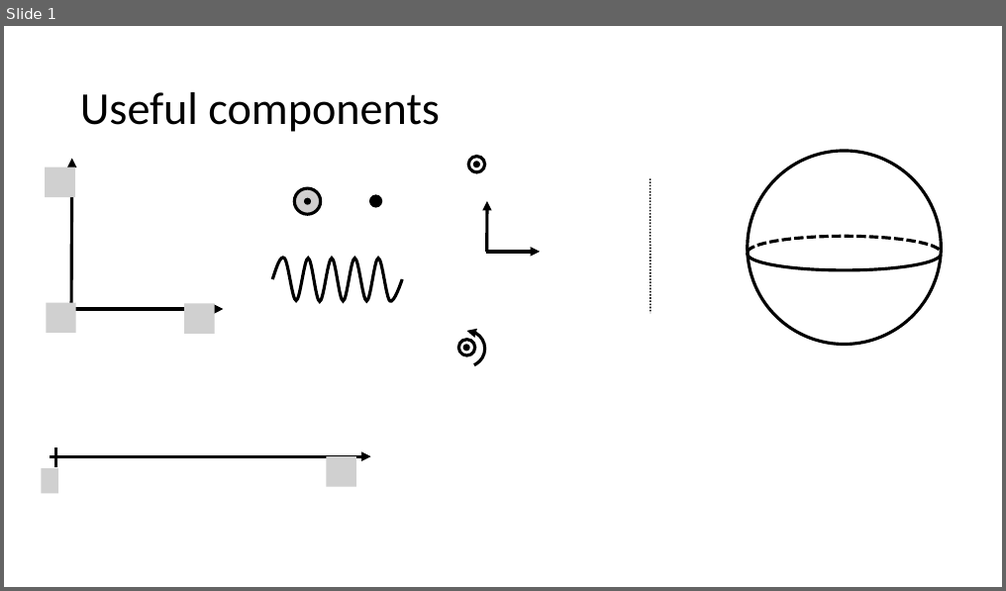
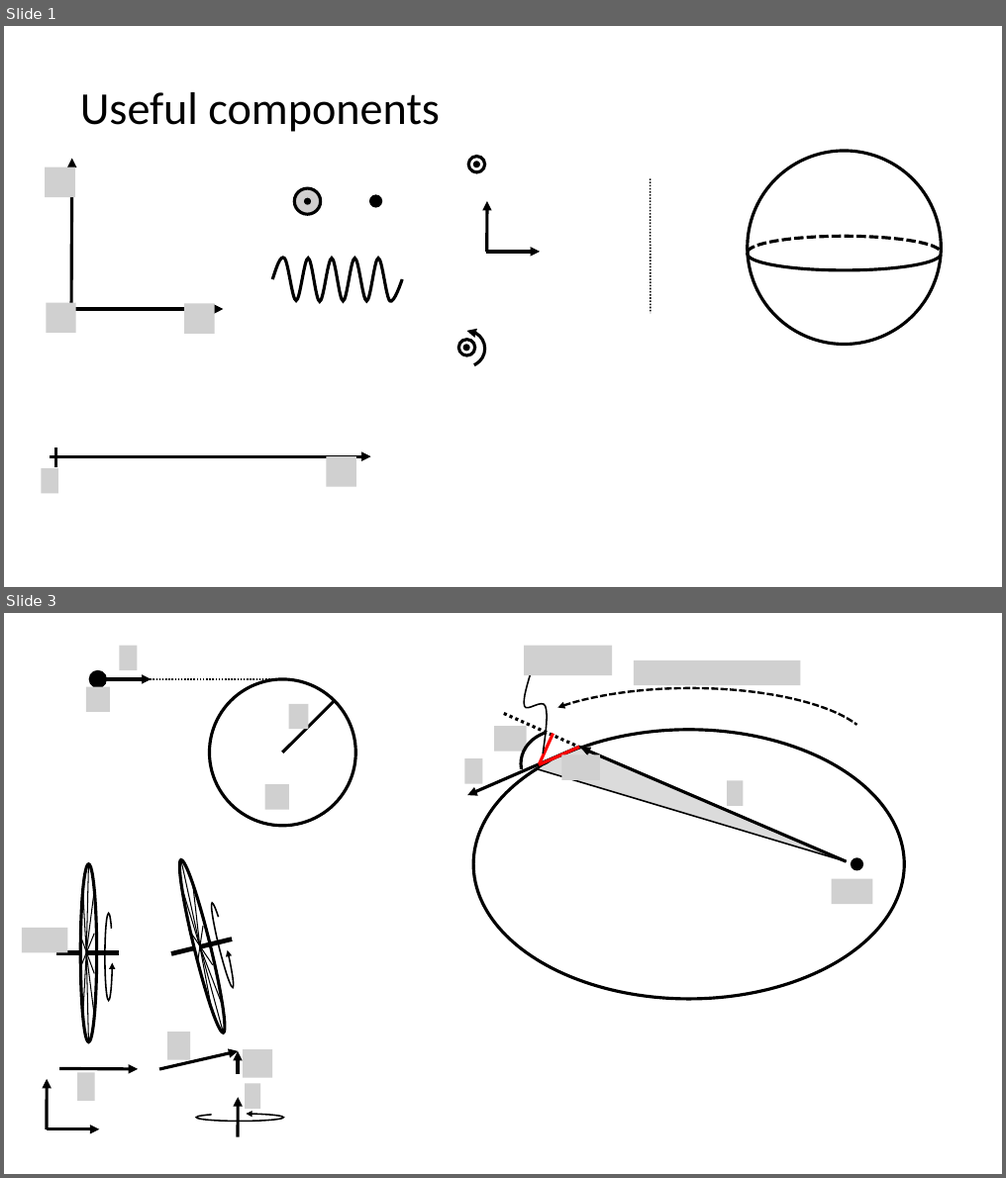
Before and after one commit to OSTP/PhysicsArtofModelling, a slide deck: tex/figures/AngularMomentumRolling/Figures.pptx. Shown one above the other, each under a label of ours: slide 1 before the commit, slides 1 and 3 after it; the slides between them are not shown. The pictures are 1006x591 and 1006x1178 pixels, drawn with LibreOffice and Linux fonts; fonts in the diff are those of the drawing; grey boxes stand for pictures; background and template pictures are left out. Boxes give left, top, right and bottom in pixels: in the first picture for what was removed or moved away, otherwise in the second. Text is boxed around its words. In the diff, an @@ line names an element or a change of style, - is before the commit and + after.

```diff
--- a/tex/figures/AngularMomentumRolling/Figures.pptx
+++ b/tex/figures/AngularMomentumRolling/Figures.pptx
@@ slide 3 added at box(4, 613, 1002, 1174), background #FFFFFF @@
@@ group added at box(465, 646, 905, 999): 7 pictures, 3 lines, 2 ellipses, 2 freeform shapes, 2 arc (boxed as its full ellipse)s, 2 arrows @@
@@ group added at box(86, 646, 355, 827): 4 pictures, 2 ellipses, 2 lines, 1 arrow @@
@@ group added at box(22, 859, 283, 1137): 20 lines, 6 arrows, 5 pictures, 3 arc (boxed as its full ellipse)s, 2 ellipses @@
```
Also in this commit, not shown: 1 other slide added, 1 slide removed, 7 other files.
